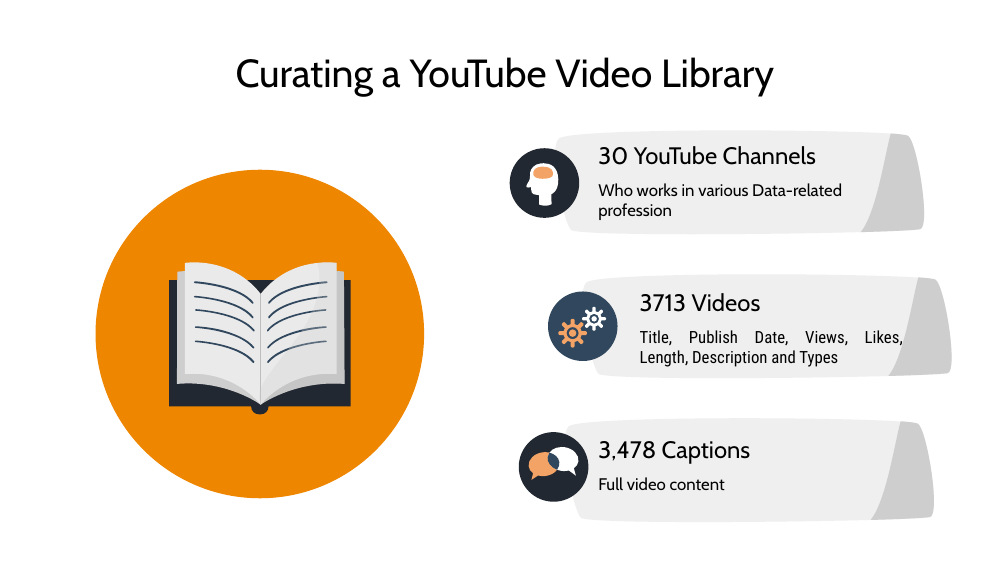
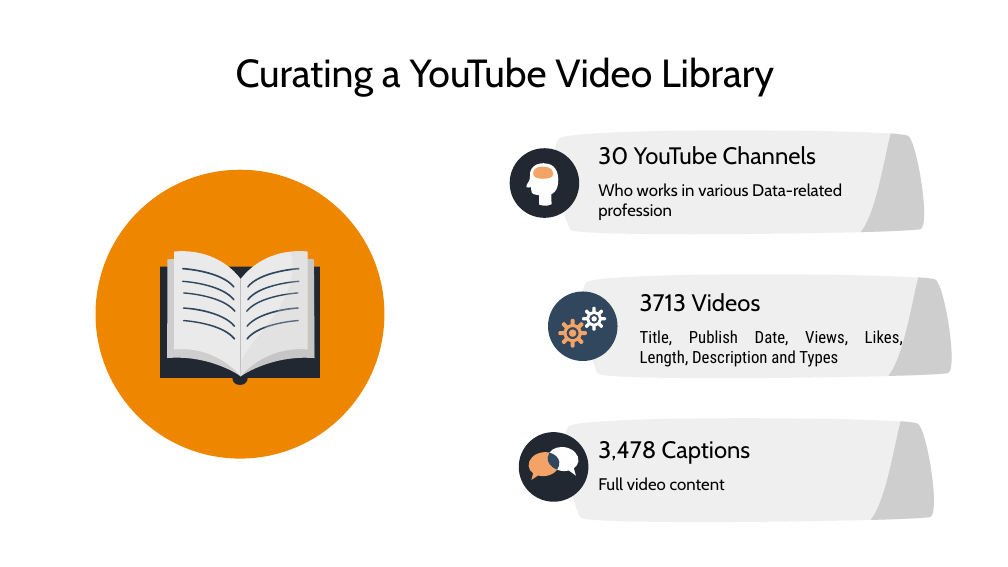
Before and after one commit to danielkf88/youtube_recommender, a slide deck: slide 8 of Capstone_presentation.pptx. Drawn at 1008x567 pixels with LibreOffice and Linux fonts; fonts in the diff are those of the drawing. Boxes give left, top, right and bottom in pixels: in the first picture for what was removed or moved away, otherwise in the second. Text is boxed around its words. In the diff, an @@ line names an element or a change of style, - is before the commit and + after.

```diff
--- a/Capstone_presentation.pptx
+++ b/Capstone_presentation.pptx
@@ freeform shape resized from (x1=96, y1=169, x2=424, y2=498) to (x1=96, y1=169, x2=385, y2=459) @@
@@ freeform shape resized from (x1=169, y1=280, x2=351, y2=414) to (x1=160, y1=267, x2=320, y2=385) @@
@@ freeform shape resized from (x1=177, y1=271, x2=261, y2=405) to (x1=167, y1=259, x2=241, y2=377) @@
@@ freeform shape resized from (x1=184, y1=262, x2=260, y2=404) to (x1=174, y1=251, x2=241, y2=376) @@
@@ freeform shape resized from (x1=194, y1=281, x2=253, y2=303) to (x1=182, y1=268, x2=235, y2=288) @@
@@ freeform shape resized from (x1=259, y1=262, x2=345, y2=404) to (x1=240, y1=251, x2=314, y2=376) @@
@@ freeform shape resized from (x1=261, y1=262, x2=337, y2=404) to (x1=241, y1=251, x2=307, y2=376) @@
@@ freeform shape resized from (x1=261, y1=271, x2=345, y2=405) to (x1=241, y1=259, x2=314, y2=377) @@
@@ freeform shape resized from (x1=268, y1=281, x2=328, y2=303) to (x1=247, y1=268, x2=299, y2=288) @@
@@ freeform shape resized from (x1=194, y1=296, x2=253, y2=319) to (x1=182, y1=280, x2=235, y2=300) @@
@@ freeform shape resized from (x1=196, y1=309, x2=255, y2=332) to (x1=183, y1=292, x2=236, y2=311) @@
@@ freeform shape resized from (x1=267, y1=309, x2=327, y2=332) to (x1=246, y1=292, x2=298, y2=311) @@
@@ freeform shape resized from (x1=268, y1=296, x2=328, y2=319) to (x1=247, y1=280, x2=299, y2=300) @@
@@ freeform shape resized from (x1=195, y1=327, x2=254, y2=349) to (x1=182, y1=307, x2=235, y2=327) @@
@@ freeform shape resized from (x1=195, y1=341, x2=254, y2=363) to (x1=182, y1=320, x2=235, y2=340) @@
@@ freeform shape resized from (x1=267, y1=327, x2=327, y2=349) to (x1=246, y1=307, x2=298, y2=327) @@
@@ freeform shape resized from (x1=267, y1=341, x2=327, y2=363) to (x1=246, y1=320, x2=298, y2=340) @@
```
Also in this commit, not shown: 11 other slides changed, 1 slide added.
